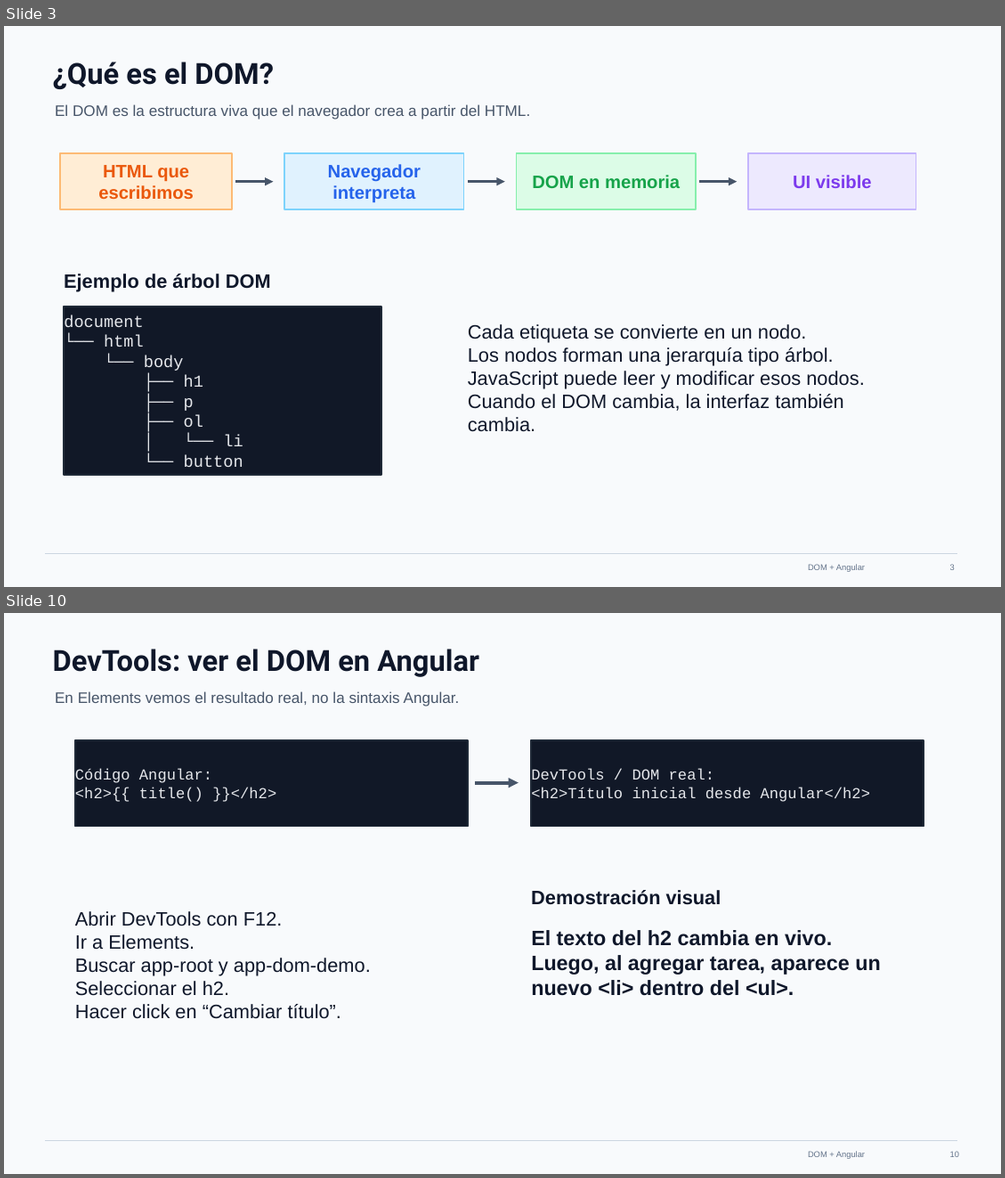
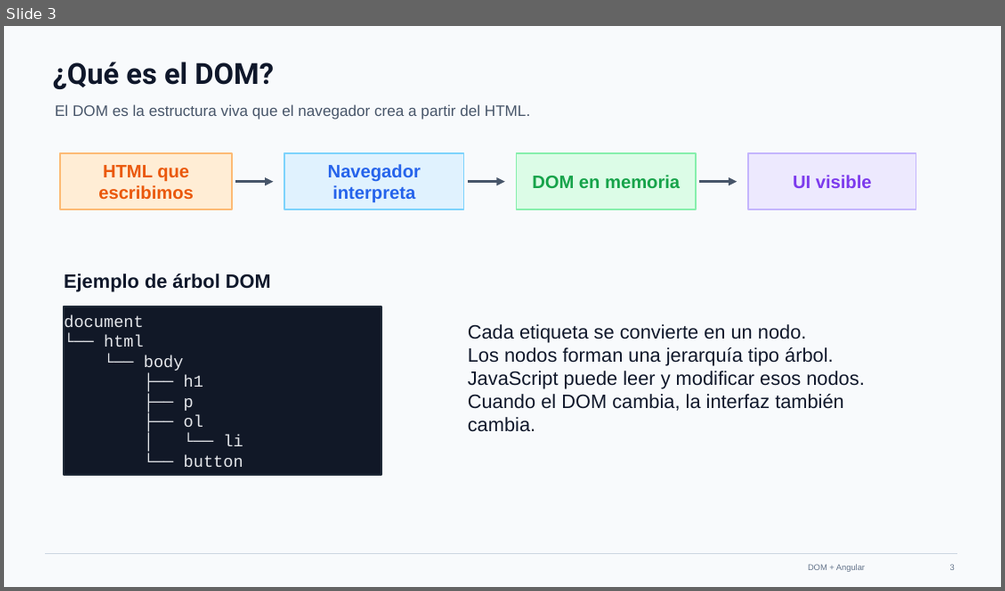
Before and after one commit to bsalinasjala/Bootcamp-FE, a slide deck: web-dom-1/docs/slides/DOM.pptx. Shown one above the other, each under a label of ours: slides 3 and 10 before the commit, slide 3 after it; the slides between them are not shown. The pictures are 1005x1178 and 1005x591 pixels, drawn with LibreOffice and Linux fonts; fonts in the diff are those of the drawing. Boxes give left, top, right and bottom in pixels: in the first picture for what was removed or moved away, otherwise in the second. Text is boxed around its words. In the diff, an @@ line names an element or a change of style, - is before the commit and + after.

```diff
--- a/web-dom-1/docs/slides/DOM.pptx
+++ b/web-dom-1/docs/slides/DOM.pptx
@@ slide 10 removed at (4, 613, 1001, 1174), background #F8FAFC; not listed: 2 template elements that a slide beside it also shows @@
@@ text removed at (53, 649, 479, 677) @@
-DevTools: ver el DOM en Angular
@@ text removed at (55, 691, 460, 706) @@
-En Elements vemos el resultado real, no la sintaxis Angular.
@@ rectangle removed at (75, 739, 468, 826) @@
-Código Angular:
-<h2>{{ title() }}</h2>
@@ rectangle removed at (531, 739, 924, 826) @@
-DevTools / DOM real:
-<h2>Título inicial desde Angular</h2>
@@ arrow removed from (476, 782) to (518, 782) @@
@@ text removed at (531, 890, 721, 905) @@
-Demostración visual
@@ text removed at (75, 911, 371, 1019) @@
-Abrir DevTools con F12.
-Ir a Elements.
-Buscar app-root y app-dom-demo.
-Seleccionar el h2.
-Hacer click en “Cambiar título”.
@@ text removed at (531, 930, 880, 996) @@
-El texto del h2 cambia en vivo. Luego, al agregar tarea, aparece un nuevo <li> dentro del <ul>.
@@ page number removed at (950, 1151, 959, 1157) @@
-10
```
Also in this commit, not shown: 1 slide changed, 13 other slides removed, 1 other file.
